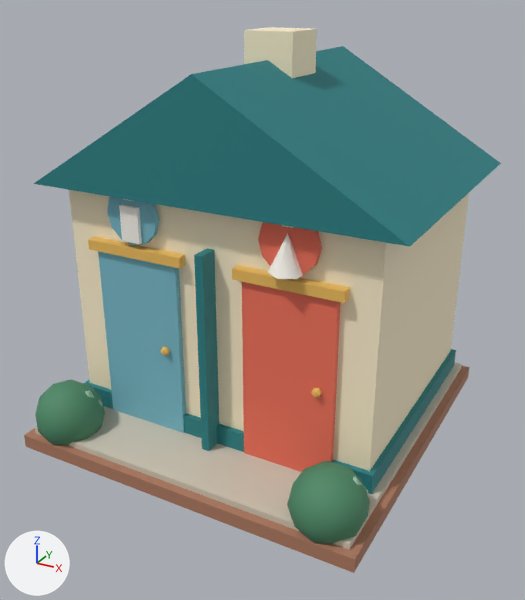
What one commit did to the glTF model games/brightway-park/public/art/models/fac_toilet.glb.
Both versions are drawn from a 50 mm lens placed at (3.32, -6.09, 4.36), pointed at (0.1, -0.24, 1.44). Every picture has the same lights, and +X, +Y and +Z are marked at lower left. The picture after the commit comes second. Where no turn or scale is listed for an object, it has been applied to the vertices.

Names of what the first picture shows: 'fac_toilet_0', 'fac_toilet_1', 'fac_toilet_2', 'fac_toilet_3', 'fac_toilet_4', 'fac_toilet_5', 'fac_toilet_6', 'fac_toilet_7', 'fac_toilet_8' and 1 more.
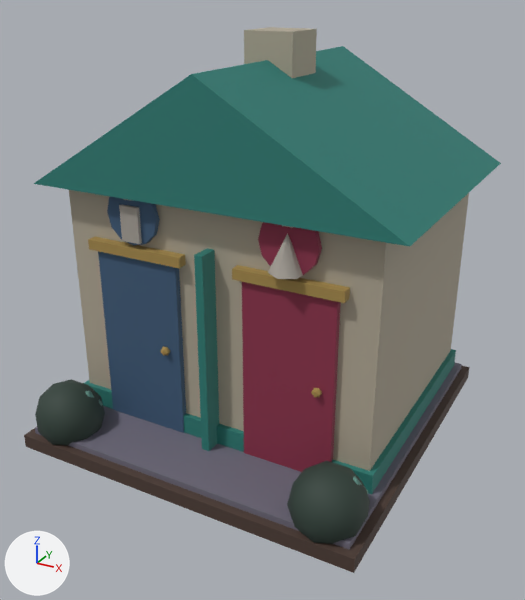
The change, as a list of edits to the scene's bpy script:
```text
Change mat_material_0:
    mat_material_0.base_color: (0.418, 0.191, 0.117) -> (0.0742, 0.0437, 0.0331)  # brown #ad7960 -> brown #4d3b33
Change mat_material_1:
    mat_material_1.base_color: (0.624, 0.571, 0.468) -> (0.156, 0.144, 0.195)  # pale yellow #cfc7b6 -> grey #6e6a7a
Change mat_material_2:
    mat_material_2.base_color: (1.0, 0.88, 0.624) -> (0.44, 0.392, 0.301)  # beige #fff1cf -> grey #b1a895
Change mat_material_4:
    mat_material_4.base_color: (0.184, 0.479, 0.578) -> (0.0467, 0.102, 0.188)  # cyan #77b8c8 -> dark blue #3d5a78
Change mat_material_5:
    mat_material_5.base_color: (0.847, 0.503, 0.107) -> (0.381, 0.254, 0.0685)  # orange #edbc5c -> brown #a68a4a
Change mat_material_6:
    mat_material_6.base_color: (0.965, 0.93, 0.855) -> (0.397, 0.366, 0.323)  # white #fbf7ee -> grey #a9a39a
Change mat_material_7:
    mat_material_7.base_color: (0.863, 0.162, 0.0999) -> (0.262, 0.0284, 0.0685)  # red #ef7059 -> red #8c2f4a
Change mat_material_8:
    mat_material_8.base_color: (0.0723, 0.246, 0.133) -> (0.0284, 0.0513, 0.0395)  # green #4c8866 -> dark green #2f4038
```

Location of each change, [x1, y1, x2, y2] in pixels of the pictures (525 x 600 px):
'fac_toilet_2', recoloured (beige to grey): [69, 27, 469, 471] in both
'fac_toilet_7', recoloured (darker): [242, 222, 341, 472] in both
'fac_toilet_4', recoloured (cyan to dark blue): [98, 197, 186, 433] in both
'fac_toilet_1', recoloured (darker): [35, 363, 462, 550] in both
'fac_toilet_0', recoloured: [24, 365, 470, 573] in both
'fac_toilet_8', recoloured (darker): [35, 379, 370, 544] in both
'fac_toilet_5', recoloured: [88, 237, 350, 397] in both
'fac_toilet_6', recoloured: [119, 199, 303, 279] in both
